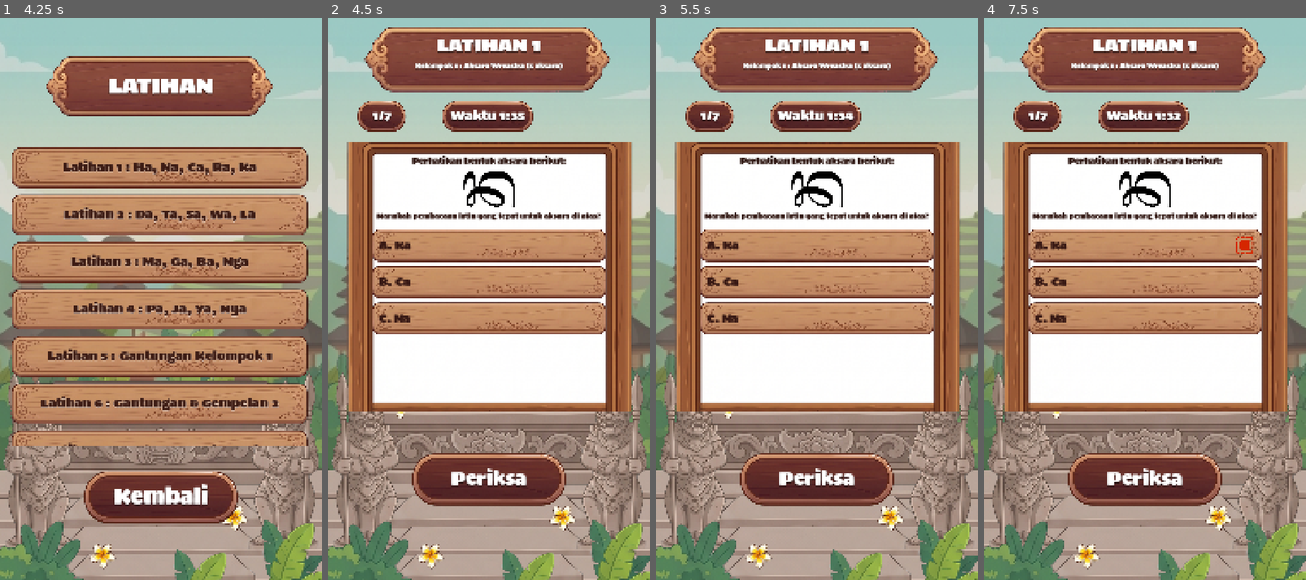
Above: before the commit, frames 1-4 (left to right).
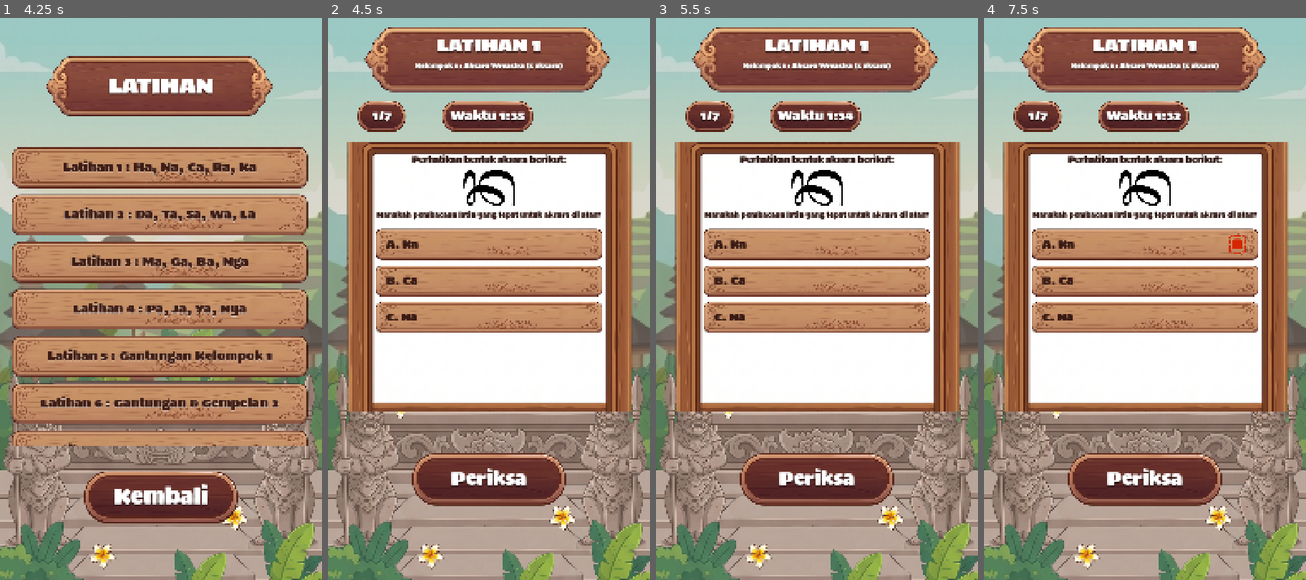
Above: after the commit, the same moments.

Repository: armasaputra/appsara-bali-web
Game: Godot game, scene res://scenes/StartScreen.tscn
Two runs of this game, one before a commit and one after it. Both use one fixed random seed, a clock stepped at 60 frames per second and the inputs below.
Inputs (mouse positions are in pixels of both pictures, inside the frame that each line leads up to):
- Up to frame 1 (4.25 s): click "Mulai" at 0.5 s; click (144, 310) at 1.27 s; type "Alex" at 1.35 s; click "Simpan" at 2 s; click "Lanjut" at 2.75 s; click "LATIHAN" at 3.5 s
- Up to frame 2 (4.5 s): click "Latihan 1 : Ha, Na, Ca, Ra, Ka" at 4.25 s
- Up to frame 3 (5.5 s): click "Periksa" at 5 s
- Up to frame 4 (7.5 s): click "Periksa" at 5.75 s; click "Periksa" at 6.5 s; click (1145, 242) at 7.25 s

Frame 1 is identical in both runs. In frame 2, 5.9% of the frame differs, in the area x 13-87%, y 24-57%; in frame 3, 5.9%; in frame 4, 6.0%.

Commit message:
feat: implement Latihan, IsiLatihan, and Isimateri scene structures for exercises

Diff:
--- a/scenes/IsiLatihan.tscn
+++ b/scenes/IsiLatihan.tscn
@@ -261,10 +261,10 @@
 anchors_preset = 15
 anchor_right = 1.0
 anchor_bottom = 1.0
-offset_left = 75.0
-offset_top = 64.0
-offset_right = -75.0
-offset_bottom = -29.0
+offset_left = 100.0
+offset_top = 59.5
+offset_right = -100.0
+offset_bottom = -24.5
 grow_horizontal = 2
 grow_vertical = 2
 theme_override_constants/separation = 10
--- a/scenes/Isimateri.tscn
+++ b/scenes/Isimateri.tscn
@@ -564,9 +564,9 @@
 anchor_left = 0.5
 anchor_right = 0.5
 offset_left = -350.0
-offset_top = 294.0
+offset_top = 258.0
 offset_right = 350.0
-offset_bottom = 474.0
+offset_bottom = 438.0
 grow_horizontal = 2
 text = "Fungsi Gantungan adalah untuk mematikan suara huruf agar tidak dibaca dengan akhiran 'a'. Gantungan letaknya selalu ada di bawah huruf yang dimatikan."
 label_settings = SubResource("LabelSettings_popup_desc")
@@ -579,10 +579,10 @@
 anchors_preset = 5
 anchor_left = 0.5
 anchor_right = 0.5
-offset_left = -280.0
-offset_top = 370.0
-offset_right = 280.0
-offset_bottom = 660.0
+offset_left = -202.0
+offset_top = 433.0
+offset_right = 202.0
+offset_bottom = 651.0
 grow_horizontal = 2
 expand_mode = 1
 stretch_mode = 5
@@ -593,9 +593,9 @@
 anchor_left = 0.5
 anchor_right = 0.5
 offset_left = -350.0
-offset_top = 561.0
+offset_top = 624.0
 offset_right = 350.0
-offset_bottom = 761.0
+offset_bottom = 824.0
 grow_horizontal = 2
 text = "Perhatikan contoh di atas! Agar huruf 'Ka' kehilangan suara 'a' (berubah menjadi huruf mati 'k'), maka kita harus menempelkan Gantungan 'Ta' tepat di bawahnya."
 label_settings = SubResource("LabelSettings_popup_note")
--- a/scenes/Latihan.tscn
+++ b/scenes/Latihan.tscn
@@ -1,17 +1,16 @@
-[gd_scene load_steps=10 format=3]
-
-[ext_resource type="Script" path="res://scripts/Latihan.gd" id="1_script"]
-[ext_resource type="Texture2D" path="res://assets/Background 1.png" id="2_bg"]
-[ext_resource type="Texture2D" path="res://assets/AssetSitable.png" id="3_sitable"]
-[ext_resource type="Texture2D" path="res://assets/TitleBoard.png" id="4_title_board"]
-[ext_resource type="FontFile" path="res://assets/fonts/Sigmar-Regular.ttf" id="5_font"]
-[ext_resource type="Texture2D" path="res://assets/MenuListBoard.png" id="6_menu_board"]
-[ext_resource type="Texture2D" path="res://assets/ButtonWoodLayout.png" id="7_btn_wood"]
+[gd_scene load_steps=11 format=3 uid="uid://cyovqiwwvvoo2"]
+
+[ext_resource type="Script" uid="uid://cenyysqgeob82" path="res://scripts/Latihan.gd" id="1_script"]
+[ext_resource type="Texture2D" uid="uid://b0q2dxj2cai1x" path="res://assets/Background 1.png" id="2_bg"]
+[ext_resource type="Texture2D" uid="uid://bp11yxjecgp1k" path="res://assets/AssetSitable.png" id="3_sitable"]
+[ext_resource type="Texture2D" uid="uid://3dma7o4bfhy7" path="res://assets/TitleBoard.png" id="4_title_board"]
+[ext_resource type="FontFile" uid="uid://da4dq8uesj4ik" path="res://assets/fonts/Sigmar-Regular.ttf" id="5_font"]
+[ext_resource type="Texture2D" uid="uid://bxoup3rlopgcv" path="res://assets/MenuListBoard.png" id="6_menu_board"]
+[ext_resource type="Texture2D" uid="uid://csjuec1nhjimq" path="res://assets/ButtonWoodLayout.png" id="7_btn_wood"]
 
 [sub_resource type="LabelSettings" id="LabelSettings_title"]
 font = ExtResource("5_font")
 font_size = 72
-font_color = Color(1, 1, 1, 1)
 shadow_size = 6
 shadow_color = Color(0, 0, 0, 0.4)
 shadow_offset = Vector2(0, 4)
@@ -27,7 +26,6 @@
 [sub_resource type="LabelSettings" id="LabelSettings_btn_kembali"]
 font = ExtResource("5_font")
 font_size = 72
-font_color = Color(1, 1, 1, 1)
 shadow_size = 6
 shadow_color = Color(0, 0, 0, 0.45)
 shadow_offset = Vector2(0, 4)
@@ -116,7 +114,6 @@
 [node name="BtnLatihan1" type="TextureButton" parent="ScrollContainer/ListContainer"]
 custom_minimum_size = Vector2(980, 138)
 layout_mode = 2
-pivot_offset = Vector2(490, 69)
 texture_normal = ExtResource("6_menu_board")
 ignore_texture_size = true
 stretch_mode = 5
@@ -137,7 +134,6 @@
 [node name="BtnLatihan2" type="TextureButton" parent="ScrollContainer/ListContainer"]
 custom_minimum_size = Vector2(980, 138)
 layout_mode = 2
-pivot_offset = Vector2(490, 69)
 texture_normal = ExtResource("6_menu_board")
 ignore_texture_size = true
 stretch_mode = 5
@@ -158,7 +154,6 @@
 [node name="BtnLatihan3" type="TextureButton" parent="ScrollContainer/ListContainer"]
 custom_minimum_size = Vector2(980, 138)
 layout_mode = 2
-pivot_offset = Vector2(490, 69)
 texture_normal = ExtResource("6_menu_board")
 ignore_texture_size = true
 stretch_mode = 5
@@ -179,7 +174,6 @@
 [node name="BtnLatihan4" type="TextureButton" parent="ScrollContainer/ListContainer"]
 custom_minimum_size = Vector2(980, 138)
 layout_mode = 2
-pivot_offset = Vector2(490, 69)
 texture_normal = ExtResource("6_menu_board")
 ignore_texture_size = true
 stretch_mode = 5
@@ -200,7 +194,6 @@
 [node name="BtnLatihan5" type="TextureButton" parent="ScrollContainer/ListContainer"]
 custom_minimum_size = Vector2(980, 138)
 layout_mode = 2
-pivot_offset = Vector2(490, 69)
 texture_normal = ExtResource("6_menu_board")
 ignore_texture_size = true
 stretch_mode = 5
@@ -221,7 +214,6 @@
 [node name="BtnLatihan6" type="TextureButton" parent="ScrollContainer/ListContainer"]
 custom_minimum_size = Vector2(980, 138)
 layout_mode = 2
-pivot_offset = Vector2(490, 69)
 texture_normal = ExtResource("6_menu_board")
 ignore_texture_size = true
 stretch_mode = 5
@@ -242,7 +234,6 @@
 [node name="BtnLatihan7" type="TextureButton" parent="ScrollContainer/ListContainer"]
 custom_minimum_size = Vector2(980, 138)
 layout_mode = 2
-pivot_offset = Vector2(490, 69)
 texture_normal = ExtResource("6_menu_board")
 ignore_texture_size = true
 stretch_mode = 5
@@ -263,7 +254,6 @@
 [node name="BtnLatihan8" type="TextureButton" parent="ScrollContainer/ListContainer"]
 custom_minimum_size = Vector2(980, 138)
 layout_mode = 2
-pivot_offset = Vector2(490, 69)
 texture_normal = ExtResource("6_menu_board")
 ignore_texture_size = true
 stretch_mode = 5
